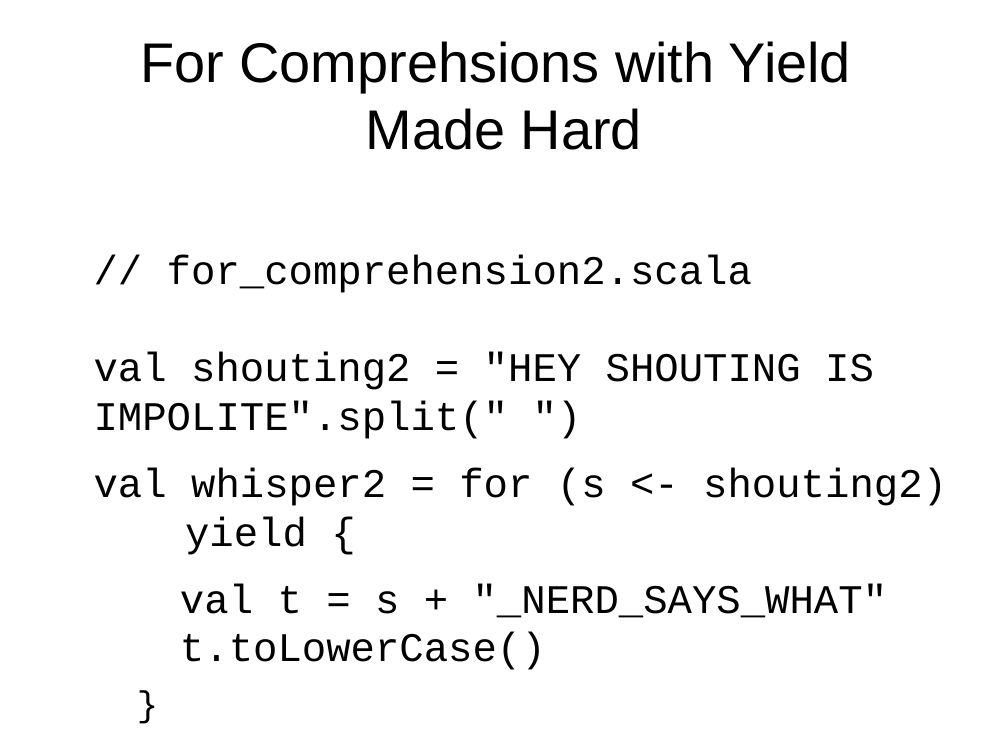
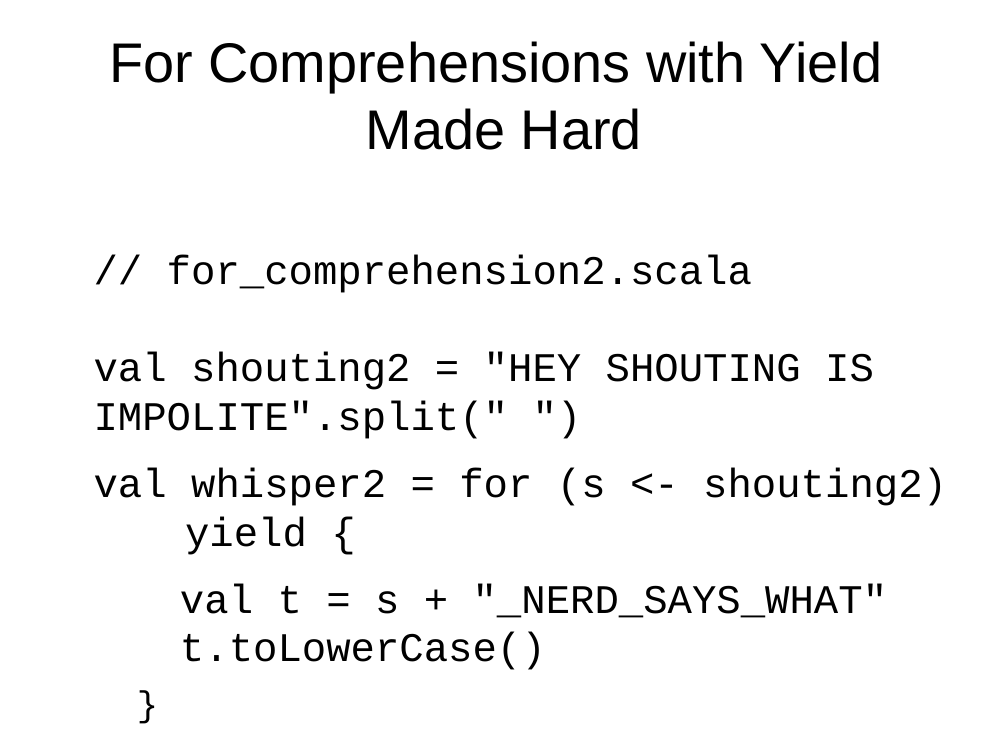
Before and after one commit to JohnLockwood/ScalaTalkSacjug, a slide deck: slide 21 of ScalaDecember2014.odp (slide 18 before the commit). Drawn at 1008x756 pixels with LibreOffice and Linux fonts; fonts in the diff are those of the drawing. Boxes give left, top, right and bottom in pixels: in the first picture for what was removed or moved away, otherwise in the second. Text is boxed around its words. In the diff, an @@ line names an element or a change of style, - is before the commit and + after.

```diff
--- a/ScalaDecember2014.odp
+++ b/ScalaDecember2014.odp
@@ title at [109,41,882,150]: text changed @@
-For Comprehsions with Yield
-Made Hard
+For Comprehensions with Yield
+Made Hard
```
Also in this commit, not shown: 6 other slides changed, 5 slides added, 2 slides removed, 20 other files.
